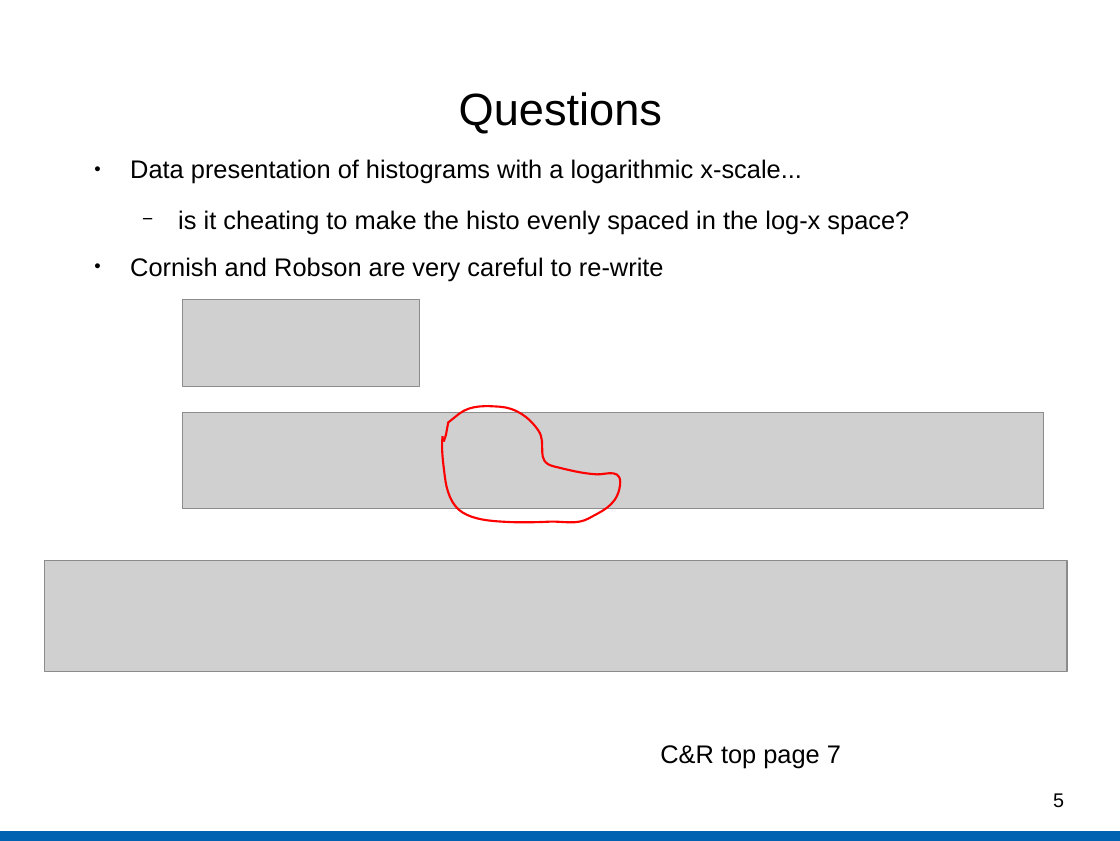
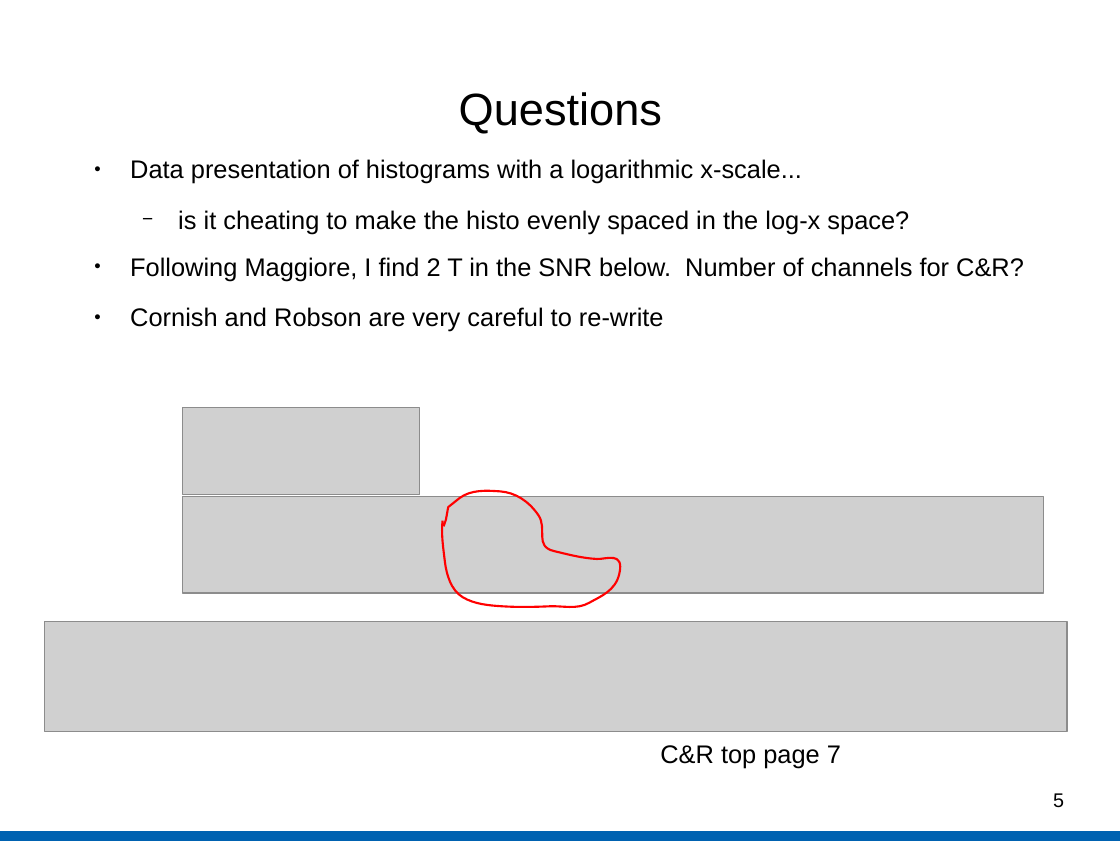
Before and after one commit to gabella/exoplanetsMath, a slide deck: slide 5 of python/NoiseNotesCornishEtAlMaggiore.odp. Drawn at 1120x841 pixels with LibreOffice and Linux fonts; fonts in the diff are those of the drawing; grey boxes stand for pictures; background and template pictures are left out. Boxes give left, top, right and bottom in pixels: in the first picture for what was removed or moved away, otherwise in the second. Text is boxed around its words. In the diff, an @@ line names an element or a change of style, - is before the commit and + after.

```diff
--- a/python/NoiseNotesCornishEtAlMaggiore.odp
+++ b/python/NoiseNotesCornishEtAlMaggiore.odp
@@ text at (x1=130, y1=257, x2=1024, y2=281): paragraph added @@
+● Following Maggiore, I find 2 T in the SNR below. Number of channels for C&R?
@@ picture moved from (x1=183, y1=300, x2=420, y2=386) to (x1=183, y1=408, x2=420, y2=494) @@
@@ picture moved from (x1=183, y1=412, x2=1044, y2=508) to (x1=183, y1=496, x2=1044, y2=593) @@
@@ freeform shape moved from (x1=442, y1=406, x2=620, y2=521) to (x1=442, y1=491, x2=620, y2=607) @@
@@ picture moved from (x1=45, y1=561, x2=1067, y2=671) to (x1=45, y1=621, x2=1067, y2=731) @@
```
Also in this commit, not shown: 14 other files.
